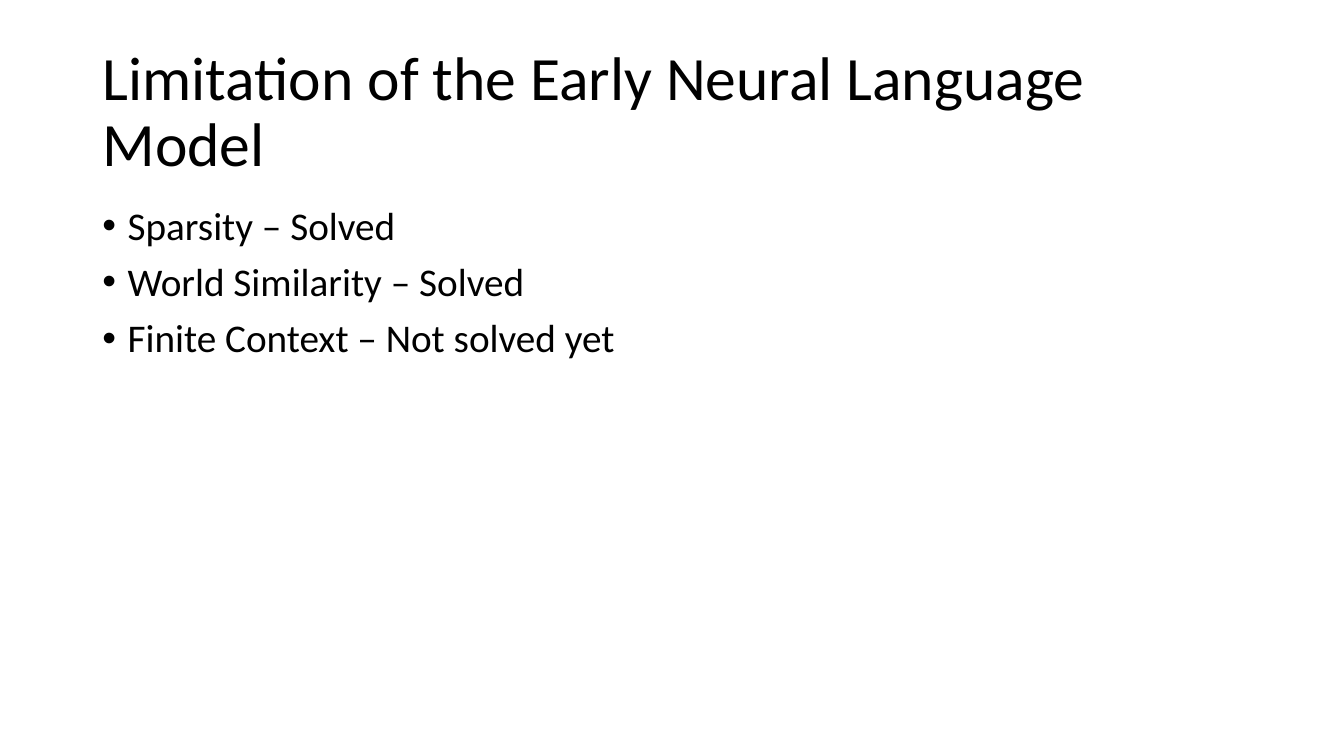
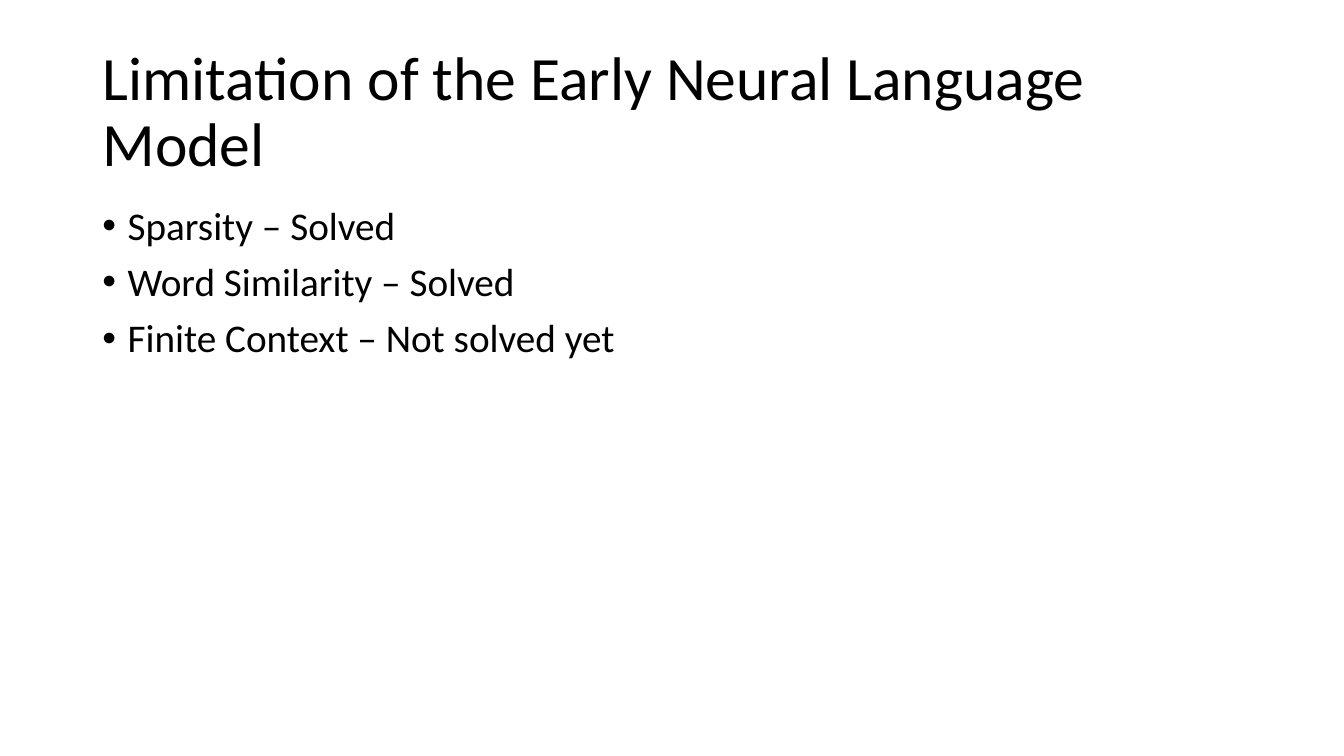
Before and after one commit to balhafni/csci_544_fa_18_slides, a slide deck: slide 35 of neural_lm_0928.pptx. Drawn at 1344x756 pixels with LibreOffice and Linux fonts; fonts in the diff are those of the drawing. Boxes give left, top, right and bottom in pixels: in the first picture for what was removed or moved away, otherwise in the second. Text is boxed around its words. In the diff, an @@ line names an element or a change of style, - is before the commit and + after.

```diff
--- a/neural_lm_0928.pptx
+++ b/neural_lm_0928.pptx
@@ text at (x1=128, y1=268, x2=515, y2=303): text changed @@
-• World Similarity – Solved
+• Word Similarity – Solved
```
Also in this commit, not shown: 10 other slides changed, 1 other file.
